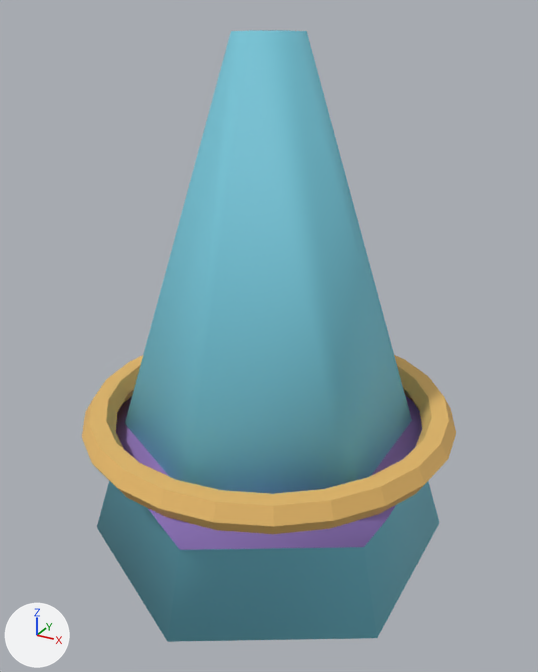
What one commit did to the glTF model 幻靈奇旅/models/props/evolution-stone.glb.
Rendered twice from a 50 mm lens placed at (0.359, -0.653, 0.589), pointed at (-0.003, 0.005, 0.26). The axes (+X, +Y, +Z) are drawn at lower left. The lights are the same throughout. The picture after the commit comes second.

Names of what the first picture shows: 'Advancement stone'.
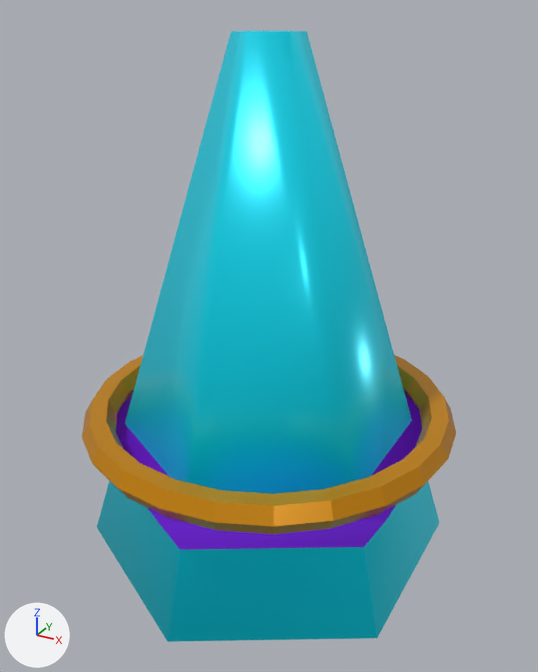
Where the change shows, as pixel boxes [x1, y1, x2, y2] in the pictures (538 x 672 px):
'Advancement stone', recoloured, surface changed
    both: [82, 30, 456, 642]

The change, as a diff of the scene's bpy script:
```diff
--- a/幻靈奇旅/models/props/evolution-stone.glb.py
+++ b/幻靈奇旅/models/props/evolution-stone.glb.py
@@ mat_sky @@
 mat_sky = principled_material('sky')
-mat_sky.base_color = (0.181, 0.578, 0.708)  # cyan #76c8db
-mat_sky.roughness = 0.7
+mat_sky.base_color = (0.0, 0.571, 0.716)  # cyan #00c7dc
+mat_sky.roughness = 0.3
+mat_sky.metallic = 0.42
+mat_sky.emission_strength = 1.0
+mat_sky.emission_color = (0.0, 0.126, 0.157)  # dark cyan #00636e
@@ mat_purple @@
 mat_purple = principled_material('purple')
-mat_purple.base_color = (0.319, 0.202, 0.578)  # purple #997cc8
+mat_purple.base_color = (0.162, 0.0144, 0.694)  # purple #7020d9
 mat_purple.roughness = 0.7
+mat_purple.emission_strength = 1.0
+mat_purple.emission_color = (0.0356, 0.00318, 0.153)  # dark purple #350a6d
+mat_purple.metallic = 0.42
@@ mat_gold @@
 mat_gold = principled_material('gold')
-mat_gold.base_color = (0.791, 0.479, 0.138)  # orange #e6b868
-mat_gold.roughness = 0.7
+mat_gold.base_color = (0.694, 0.283, 0.0)  # orange #d99100
+mat_gold.roughness = 0.3
+mat_gold.metallic = 0.42
```
